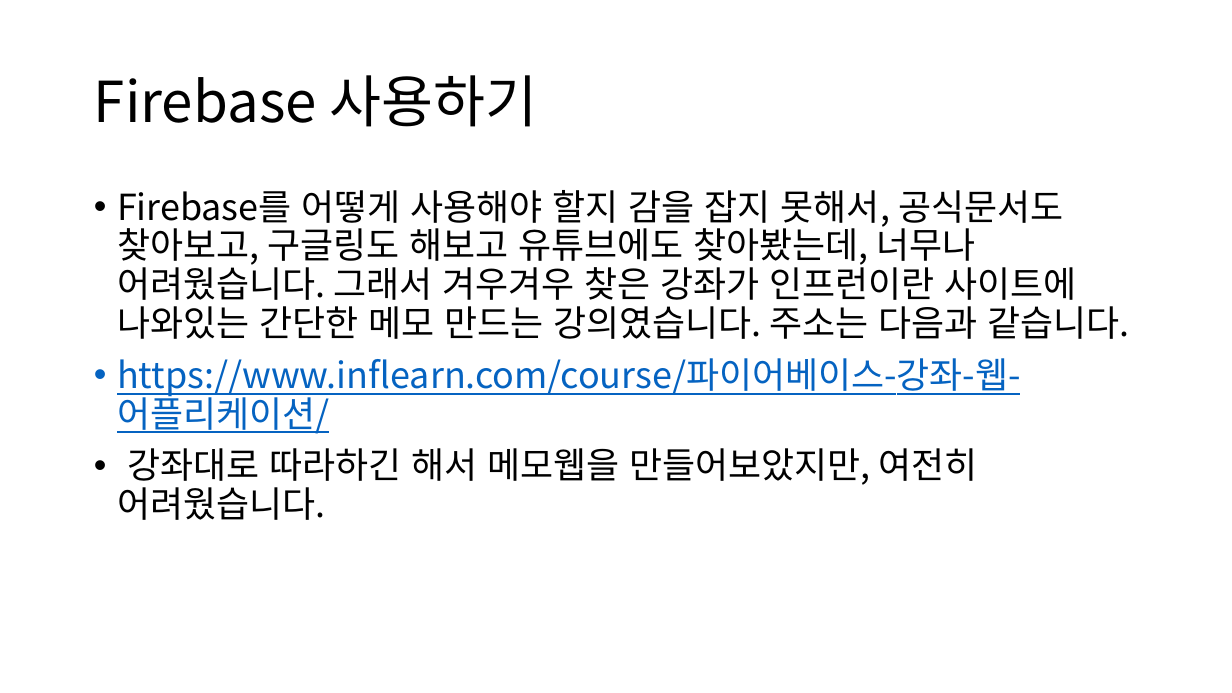
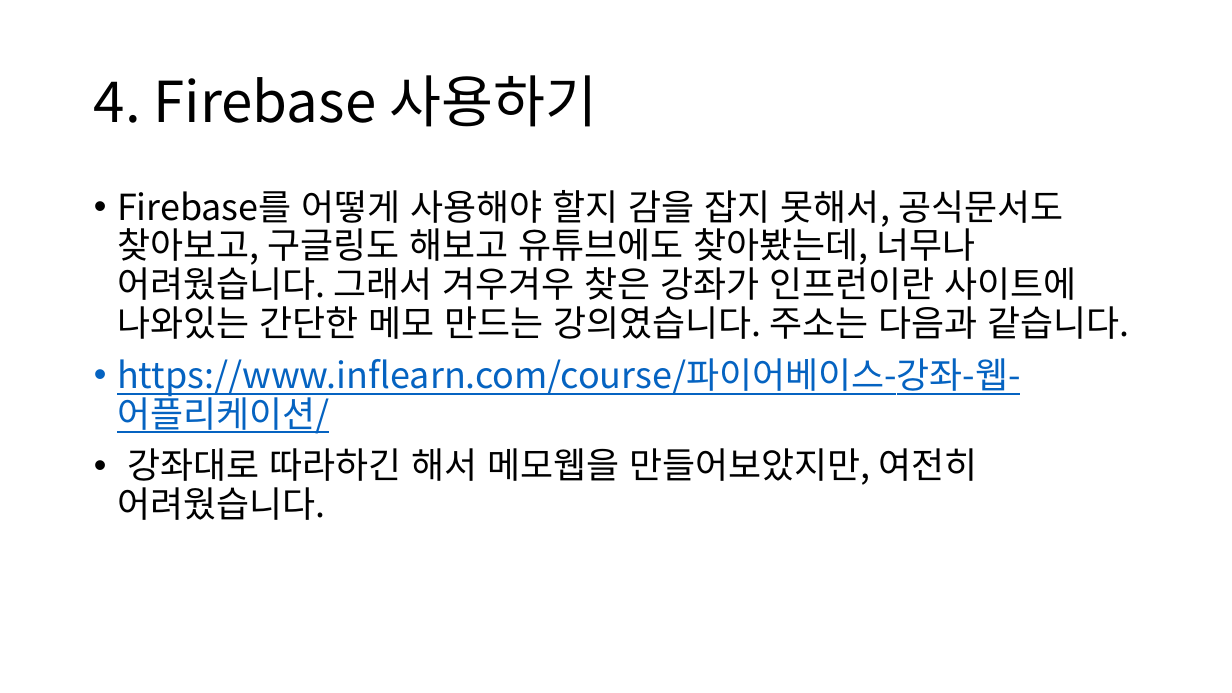
Before and after one commit to scarletbreeze/17-1_semester_webprogramming, a slide deck: slide 5 of webdiary만들기/웹프로그래밍과제.pptx. Drawn at 1232x693 pixels with LibreOffice and Linux fonts; fonts in the diff are those of the drawing. Boxes give left, top, right and bottom in pixels: in the first picture for what was removed or moved away, otherwise in the second. Text is boxed around its words. In the diff, an @@ line names an element or a change of style, - is before the commit and + after.

```diff
--- a/webdiary만들기/웹프로그래밍과제.pptx
+++ b/webdiary만들기/웹프로그래밍과제.pptx
@@ title at (94, 75, 597, 127): text changed @@
-Firebase 사용하기
+4. Firebase 사용하기
```
Also in this commit, not shown: 3 other slides changed, 5 slides added, 5 other files.
